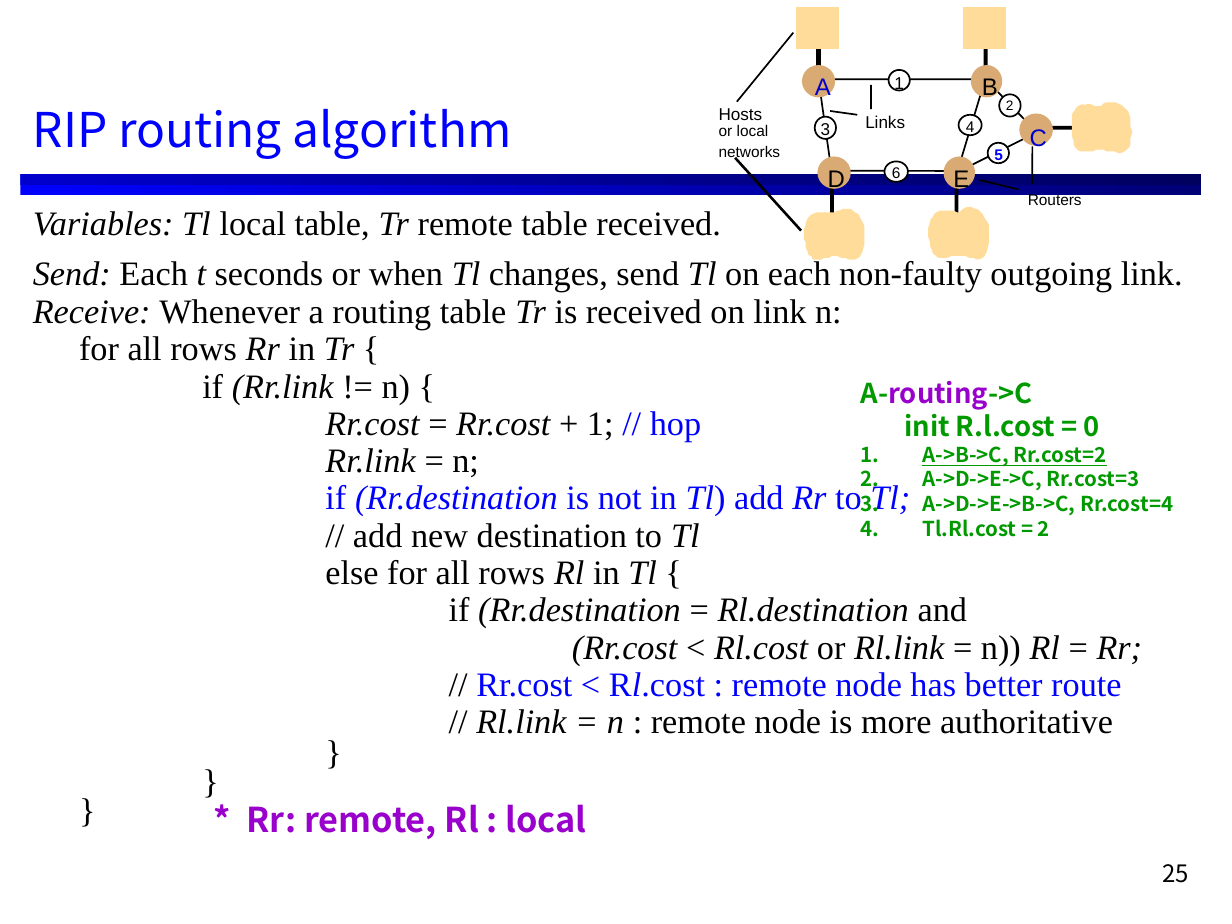
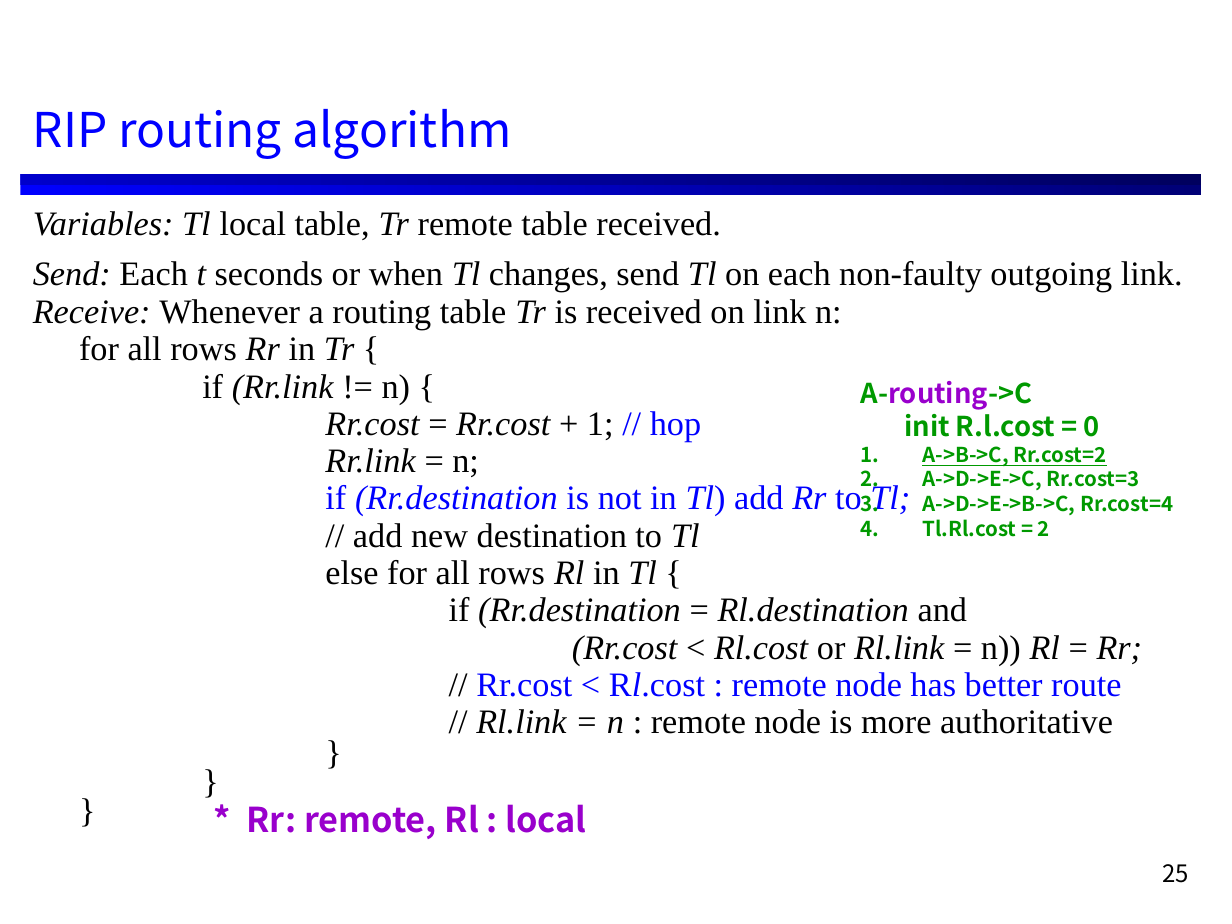
Before and after one commit to RainySummerLuo/DistributedComputingSystems, a slide deck: slide 25 of Lecture Notes/dist3.ppt. Drawn at 1232x924 pixels with LibreOffice and Linux fonts; fonts in the diff are those of the drawing. Boxes give left, top, right and bottom in pixels: in the first picture for what was removed or moved away, otherwise in the second. Text is boxed around its words. In the diff, an @@ line names an element or a change of style, - is before the commit and + after.

```diff
--- a/Lecture Notes/dist3.ppt
+++ b/Lecture Notes/dist3.ppt
@@ group removed at bbox=[719, 10, 1130, 256]: 16 texts, 11 ellipses, 10 lines, 9 rectangles, 4 freeform shapes @@
-Hosts
-Links
-or local
-networks
-A
-D
-E
-B
-C
-1
-2
-5
-4
-3
-6
-Routers
```
Also in this commit, not shown: 4 other slides changed, 8 other files.
